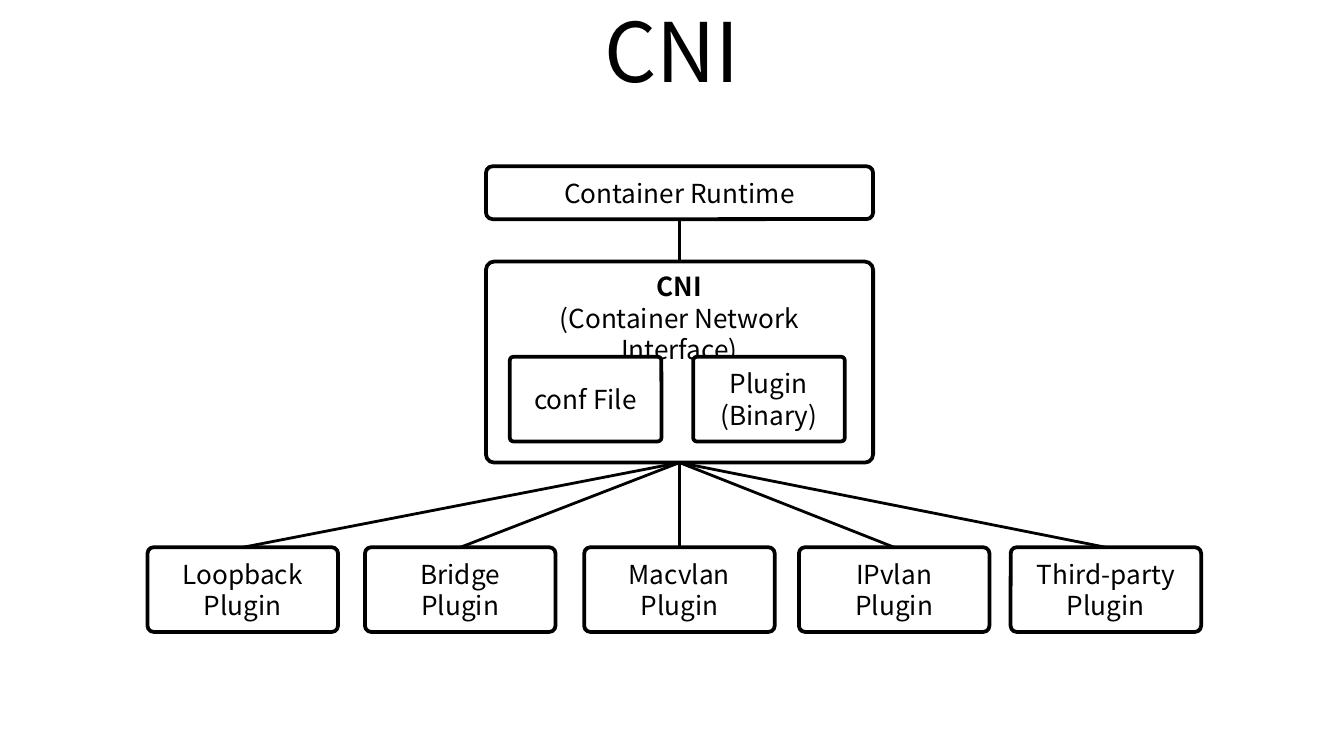
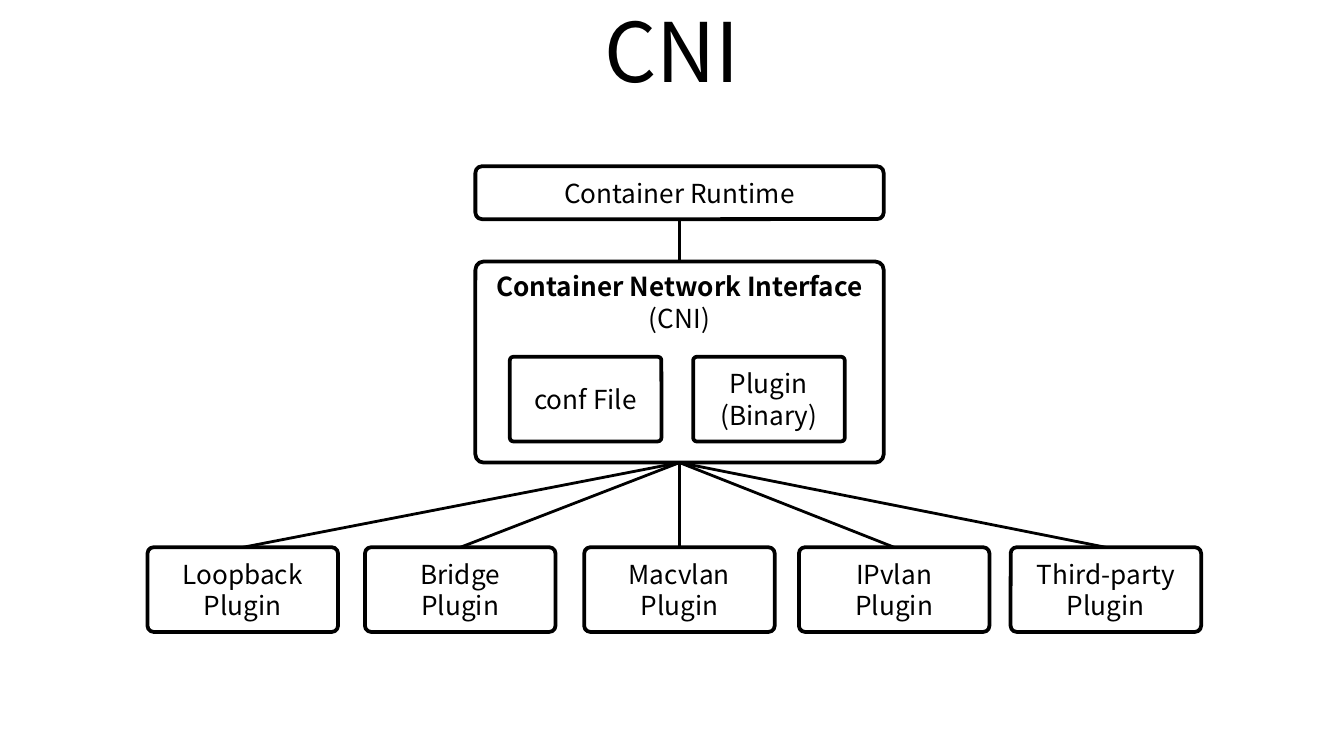
Before and after one commit to ssup2/blog-old, a slide deck: slide 1 of images/theory_analysis/Container_Network_Interface/CNI.pptx. Drawn at 1344x756 pixels with LibreOffice and Linux fonts; fonts in the diff are those of the drawing. Boxes give left, top, right and bottom in pixels: in the first picture for what was removed or moved away, otherwise in the second. Text is boxed around its words. In the diff, an @@ line names an element or a change of style, - is before the commit and + after.

```diff
--- a/images/theory_analysis/Container_Network_Interface/CNI.pptx
+++ b/images/theory_analysis/Container_Network_Interface/CNI.pptx
@@ rounded rectangle "Container Runtime": place and size @@
-rounded rectangle "Container Runtime" at (487, 167, 874, 219)
+rounded rectangle "Container Runtime" at (476, 167, 884, 219)
@@ rounded rectangle "Container Network Interface": place and size @@
-rounded rectangle "Container Network Interface" at (487, 262, 874, 464)
+rounded rectangle "Container Network Interface" at (476, 262, 884, 464)
@@ text in rounded rectangle at (496, 275, 862, 333): text changed; bold on @@
-CNI
-(Container Network Interface)
+Container Network Interface
+(CNI)
```
Also in this commit, not shown: 5 other files.
